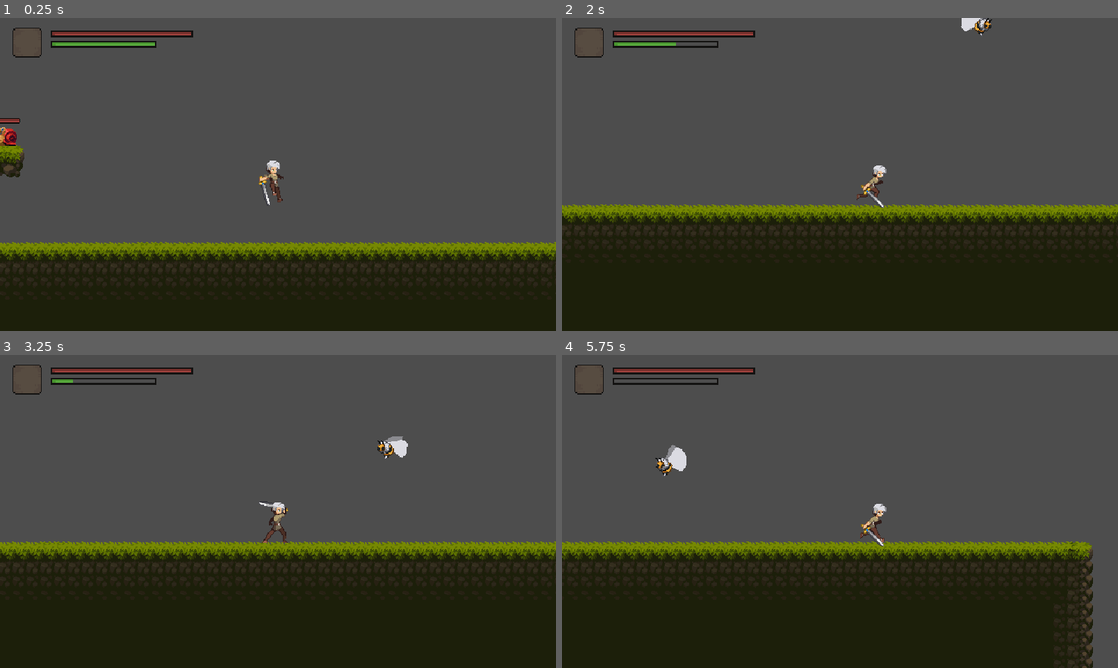
Above: before the commit, frames 1-4 (two rows, left to right).
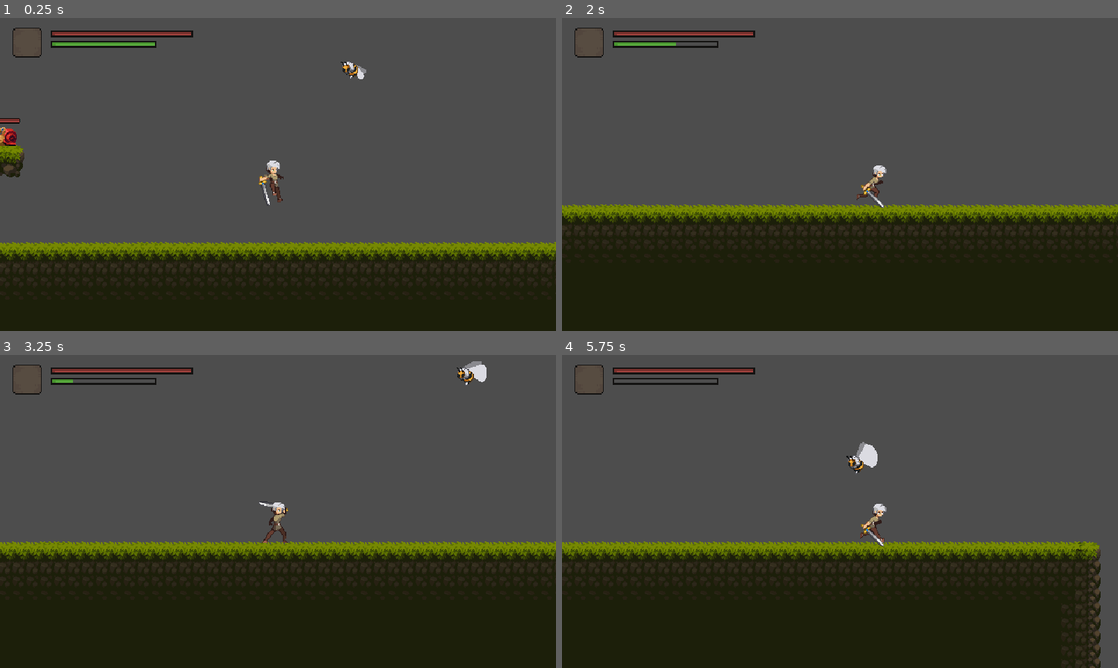
Above: after the commit, the same moments.

Repository: Dewin154/Project_Lynx
Game: Godot game, scene res://levels/test_level.tscn
Two runs of this game, one before a commit and one after it. Both use one fixed random seed, a clock stepped at 60 frames per second and the inputs below.
Inputs:
- Up to frame 1 (0.25 s): no input
- Up to frame 2 (2 s): hold D (move_right) from 0.53 s (still down); tap Keypad 1 (attack) at 0.6, 1.35 s; tap W (jump) at 0.77, 1.52 s
- Up to frame 3 (3.25 s): release D (move_right) at 2.03 s; hold A (move_left) 2.03-2.78 s; tap Keypad 1 (attack) at 2.1, 2.85 s; hold D (move_right) from 2.78 s (still down); tap W (jump) at 3.02 s
- Up to frame 4 (5.75 s): tap Keypad 1 (attack) at 3.6, 4.35, 5.1 s; tap W (jump) at 3.77, 4.52 s; release D (move_right) at 4.28 s; hold A (move_left) 4.28-5.03 s; hold D (move_right) from 5.03 s (still down)

The runs differ from the first frame. In frame 1, 0.1% of the frame differs, in the area x 61-66%, y 14-20%; in frame 2, 0.2%; in frame 3, 0.5%; in frame 4, 4.0%, in the area x 0-97%, y 27-100%.

Commit message:
Refactored the Bee movement
- changed the structure of how bee is going to move

Diff:
--- a/enemies/bee/bee.gd
+++ b/enemies/bee/bee.gd
@@ -2,17 +2,17 @@
 extends CharacterBody2D
 
 @onready var animated_sprite_2d: AnimatedSprite2D = $AnimatedSprite2D
-@onready var path_follow := $Path2D/PathFollow2D
+@onready var bee_hitbox: CollisionShape2D = $BeeHitbox2D
 @onready var starting_position = position
-@onready var bee_hitbox: CollisionShape2D = $BeeHitbox2D
+
+@export var path_follow: PathFollow2D
+@export var speed: float = 100.0
+
 enum State {Fly, Attack, Hit}
 
-var speed = 100.0
 var health = 40
-var last_x = 0
-var direction
 var current_state
-var current_x
+
 
 # Called when the node enters the scene tree for the first time.
 func _ready() -> void:
@@ -22,19 +22,8 @@
 
 # Called every frame. 'delta' is the elapsed time since the previous frame.
 func _process(delta: float) -> void:
-	fly(delta)
-
-# TODO: could be simplified if Bee is made a child of PathFollow2D
-# TODO: Optimize this since it checks every frame!
-func fly(delta: float) -> void:
-	current_x = path_follow.global_position.x
-	path_follow.progress += speed * delta
-	position = starting_position + path_follow.position
-
-	if current_x < last_x:
-		animated_sprite_2d.flip_h = false
-		bee_hitbox.rotation = -48
-	else:
-		animated_sprite_2d.flip_h = true
-		bee_hitbox.rotation = 48
-	last_x = current_x
+	if path_follow:
+		# Move along the path
+		path_follow.progress += speed * delta
+		# Update bee position to match the path
+		global_position = path_follow.global_position
--- a/enemies/bee/bee.tscn
+++ b/enemies/bee/bee.tscn
@@ -1,15 +1,9 @@
-[gd_scene load_steps=20 format=3 uid="uid://c4ig87q4vy1ni"]
+[gd_scene load_steps=19 format=3 uid="uid://c4ig87q4vy1ni"]
 
 [ext_resource type="Script" path="res://enemies/bee/bee.gd" id="1_swn2f"]
 [ext_resource type="Texture2D" uid="uid://me25c1n8x85d" path="res://enemies/bee/resources/Attack-Sheet.png" id="2_ohhyi"]
 [ext_resource type="Texture2D" uid="uid://bi0agy5csbycy" path="res://enemies/bee/resources/Fly-Sheet.png" id="3_pw5uf"]
 [ext_resource type="Texture2D" uid="uid://cm4jds4amqoy7" path="res://enemies/bee/resources/Hit-Sheet.png" id="4_yf2uo"]
-
-[sub_resource type="Curve2D" id="Curve2D_pxsll"]
-_data = {
-"points": PackedVector2Array(0, 0, 0, 0, 17, -61, 0, 0, 0, 0, 126, -82, 0, 0, 0, 0, 168, 49, 0, 0, 0, 0, 81, 132, 0, 0, 0, 0, -138, 121, 0, 0, 0, 0, -303, -22, 0, 0, 0, 0, -239, -81, 0, 0, 0, 0, -117, -125, 0, 0, 0, 0, -32, -156, 0, 0, 0, 0, -41, -97, 0, 0, 0, 0, 17, -60)
-}
-point_count = 11
 
 [sub_resource type="CapsuleShape2D" id="CapsuleShape2D_63eil"]
 radius = 9.54181
@@ -122,14 +116,6 @@
 collision_mask = 4
 script = ExtResource("1_swn2f")
 
-[node name="Path2D" type="Path2D" parent="."]
-position = Vector2(-1, -3)
-curve = SubResource("Curve2D_pxsll")
-
-[node name="PathFollow2D" type="PathFollow2D" parent="Path2D"]
-position = Vector2(17, -61)
-rotates = false
-
 [node name="BeeHitbox2D" type="CollisionShape2D" parent="."]
 position = Vector2(18, -65)
 rotation = 0.837758
--- a/levels/test_level.tscn
+++ b/levels/test_level.tscn
@@ -530,6 +530,12 @@
 physics_layer_0/collision_layer = 2
 sources/1 = SubResource("TileSetAtlasSource_4fpe4")
 
+[sub_resource type="Curve2D" id="Curve2D_15brk"]
+_data = {
+"points": PackedVector2Array(-42.0475, 122.805, 42.0475, -122.805, 295, 42, -28.6598, -7.34162, 28.6598, 7.34162, 444, -41, -20.0962, -60.0678, 20.0962, 60.0678, 568, 66, 79.715, -16.6855, -79.715, 16.6855, 457, 179, -16.7468, 136.154, 16.7468, -136.154, 295, 42, 0, 0, 0, 0, 295, 42)
+}
+point_count = 6
+
 [node name="Level" type="Node2D"]
 
 [node name="TileMapLayer" type="TileMapLayer" parent="."]
@@ -605,6 +611,16 @@
 nine_patch_stretch = true
 texture_progress = ExtResource("8_nkpr3")
 
-[node name="Bee" parent="." instance=ExtResource("8_lit4m")]
-position = Vector2(421, 112)
-rotation = 0.0932188
+[node name="Bee1" parent="." node_paths=PackedStringArray("path_follow") instance=ExtResource("8_lit4m")]
+position = Vector2(466.193, 231.345)
+rotation = 0.00303647
+path_follow = NodePath("../Path1/PathFollow1")
+
+[node name="Path1" type="Path2D" parent="."]
+position = Vector2(85.1933, 110.572)
+scale = Vector2(0.996337, 0.666844)
+curve = SubResource("Curve2D_15brk")
+
+[node name="PathFollow1" type="PathFollow2D" parent="Path1"]
+position = Vector2(295, 42)
+rotation = -1.24092
Not shown: 1 places in levels/test_level.tscn that only renumber resources
